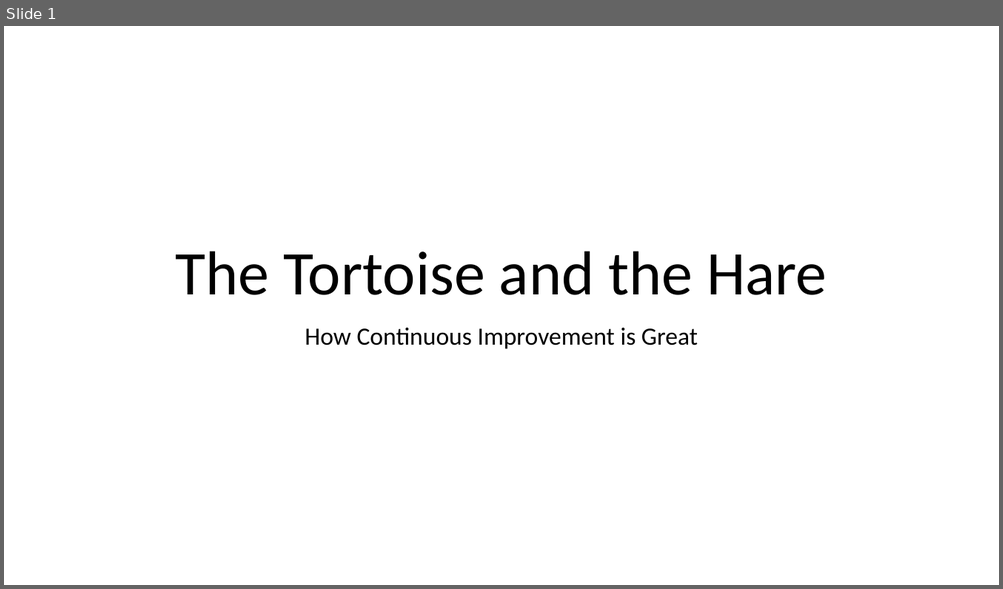
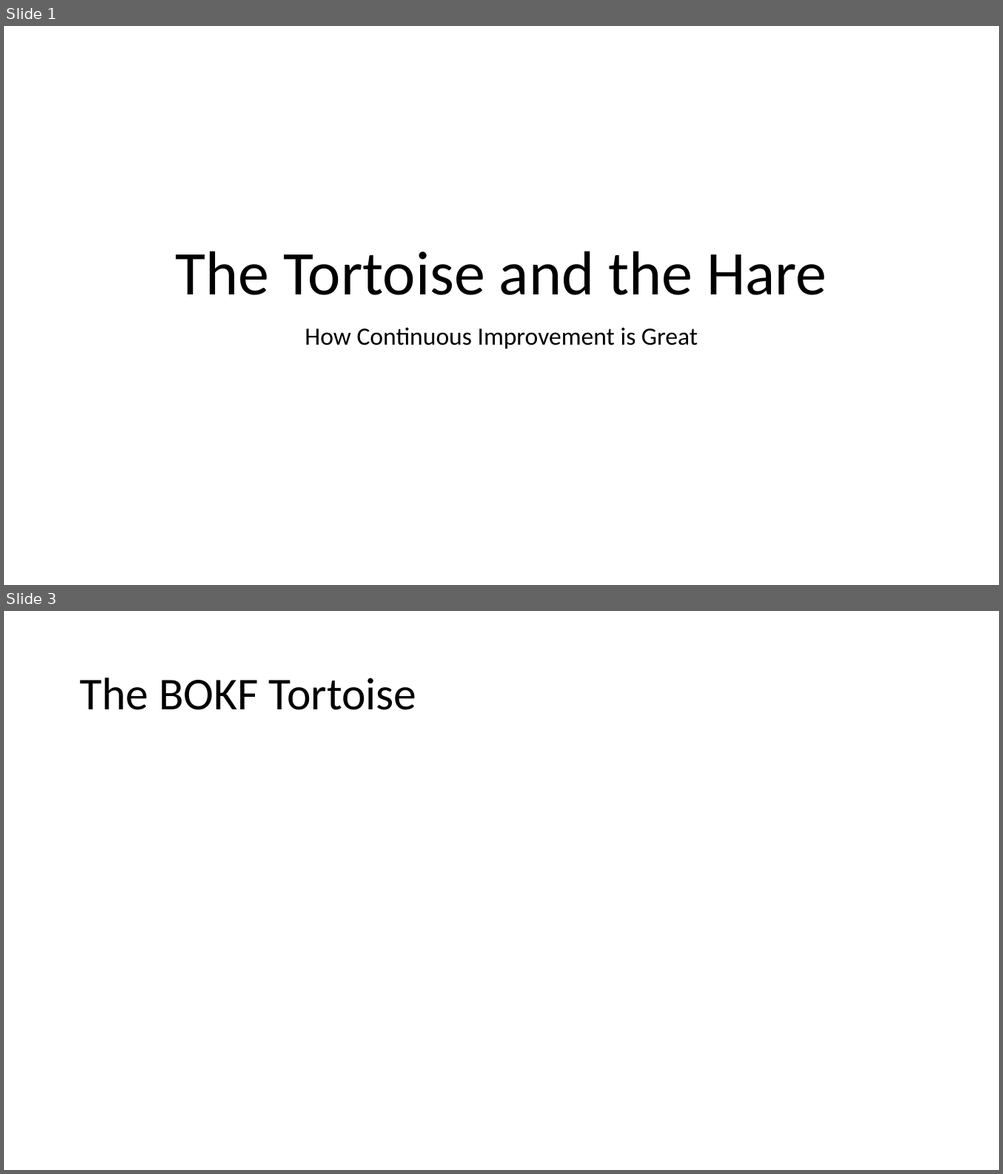
Before and after one commit to jugisahunk/presentations, a slide deck: tortoise-and-hare/tortoise-and-hare.pptx. Shown one above the other, each under a label of ours: slide 1 before the commit, slides 1 and 3 after it; the slides between them are not shown. The pictures are 1003x589 and 1003x1174 pixels, drawn with LibreOffice and Linux fonts; fonts in the diff are those of the drawing; background and template pictures are left out. Boxes give left, top, right and bottom in pixels: in the first picture for what was removed or moved away, otherwise in the second. Text is boxed around its words. In the diff, an @@ line names an element or a change of style, - is before the commit and + after.

```diff
--- a/tortoise-and-hare/tortoise-and-hare.pptx
+++ b/tortoise-and-hare/tortoise-and-hare.pptx
@@ slide 3 added at [4,611,999,1170], background picture (left out) @@
@@ title added at [79,678,417,710], 44 pt, text #000000 @@
+The BOKF Tortoise
```
Also in this commit, not shown: 28 other slides added, 1 other file.
